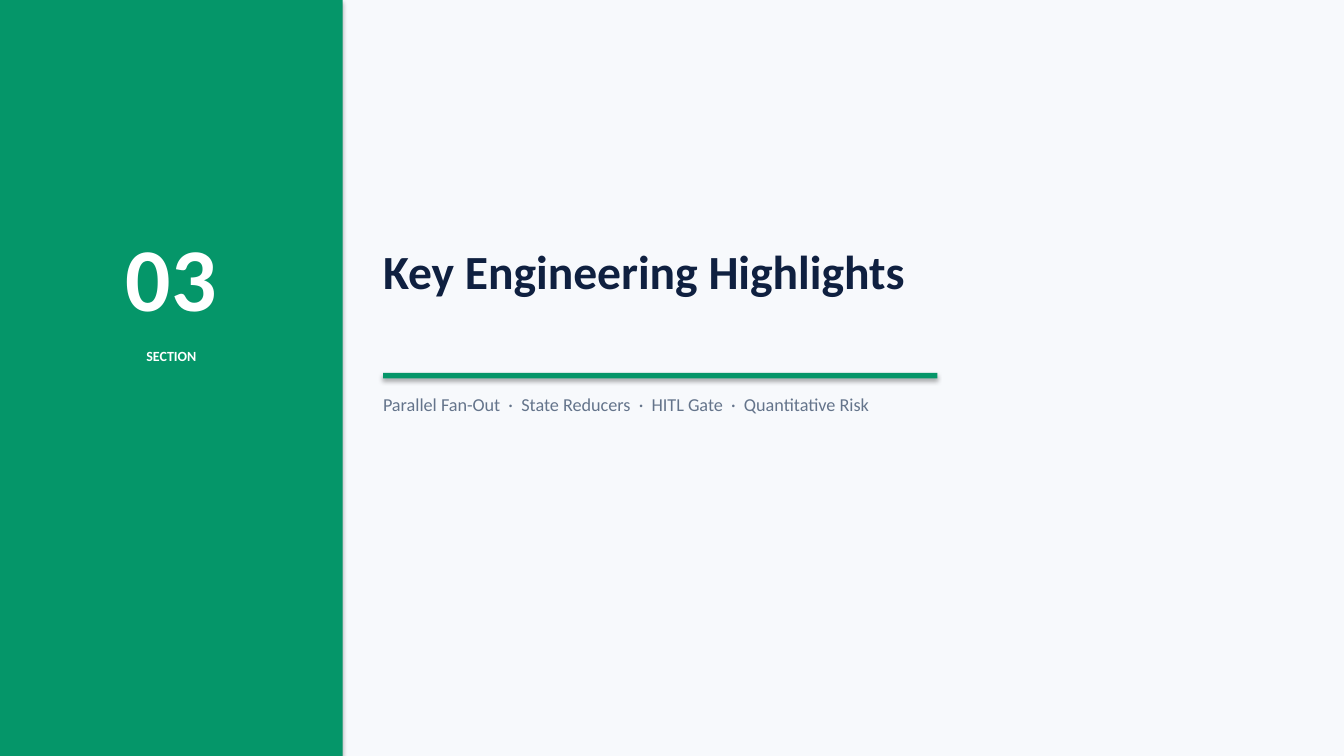
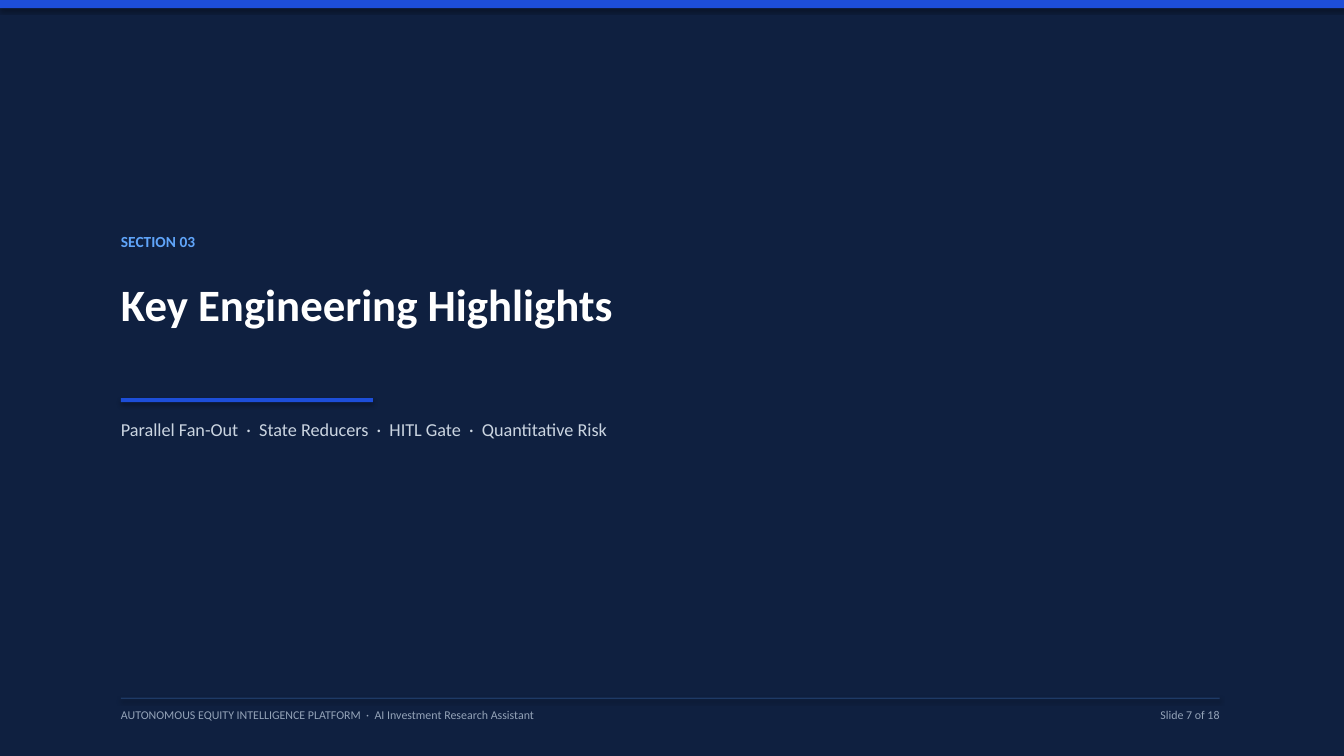
Before and after one commit to SagarTrimukhe/ai-investment-research-assistant, a slide deck: slide 7 of CAPSTONE_PROJECT_PRESENTATION.pptx. Drawn at 1344x756 pixels with LibreOffice and Linux fonts; fonts in the diff are those of the drawing. Boxes give left, top, right and bottom in pixels: in the first picture for what was removed or moved away, otherwise in the second. Text is boxed around its words. In the diff, an @@ line names an element or a change of style, - is before the commit and + after.

Commit message:
design: streamline presentation to clean, simple bullet format with executive styling

```diff
--- a/CAPSTONE_PROJECT_PRESENTATION.pptx
+++ b/CAPSTONE_PROJECT_PRESENTATION.pptx
@@ rectangle at (0,0,1344,756): fill #F7F9FC to #0F2040 @@
@@ rectangle removed at (0,0,343,756) @@
@@ rectangle added at (0,0,1344,8), fill #1D4ED8 @@
@@ text at (121,237,196,247): text changed; size 64 to 11 pt; text colour #FFFFFF to #60A5FA @@
-03
+SECTION 03
@@ text "Key Engineering Highlights": place and size @@
-text "Key Engineering Highlights" at (383,255,905,297)
+text "Key Engineering Highlights" at (121,289,613,329)
@@ text "Key Engineering Highlights" at (121,289,613,329): size 34 to 32 pt, text colour #0F2040 to #FFFFFF @@
@@ text removed at (146,352,196,361) @@
-SECTION
@@ rectangle removed at (383,373,938,379) @@
@@ text "Parallel Fan-Out · State Reducers ...": place and size @@
-text "Parallel Fan-Out · State Reducers ..." at (383,398,869,414)
+text "Parallel Fan-Out · State Reducers ..." at (121,423,607,439)
@@ text "Parallel Fan-Out · State Reducers ..." at (121,423,607,439): text colour #64748B to #CBD5E1 @@
@@ rectangle added at (121,398,373,402), fill #1D4ED8 @@
@@ rectangle added at (121,698,1220,699), fill #1E3A66 @@
@@ text added at (121,711,534,721), 8.5 pt, text #94A3B8 @@
+AUTONOMOUS EQUITY INTELLIGENCE PLATFORM · AI Investment Research Assistant
@@ text added at (1160,711,1219,719), 8.5 pt, text #94A3B8 @@
+Slide 7 of 18
```
Also in this commit, not shown: 15 other slides changed, 2 slides added, 2 slides removed.
